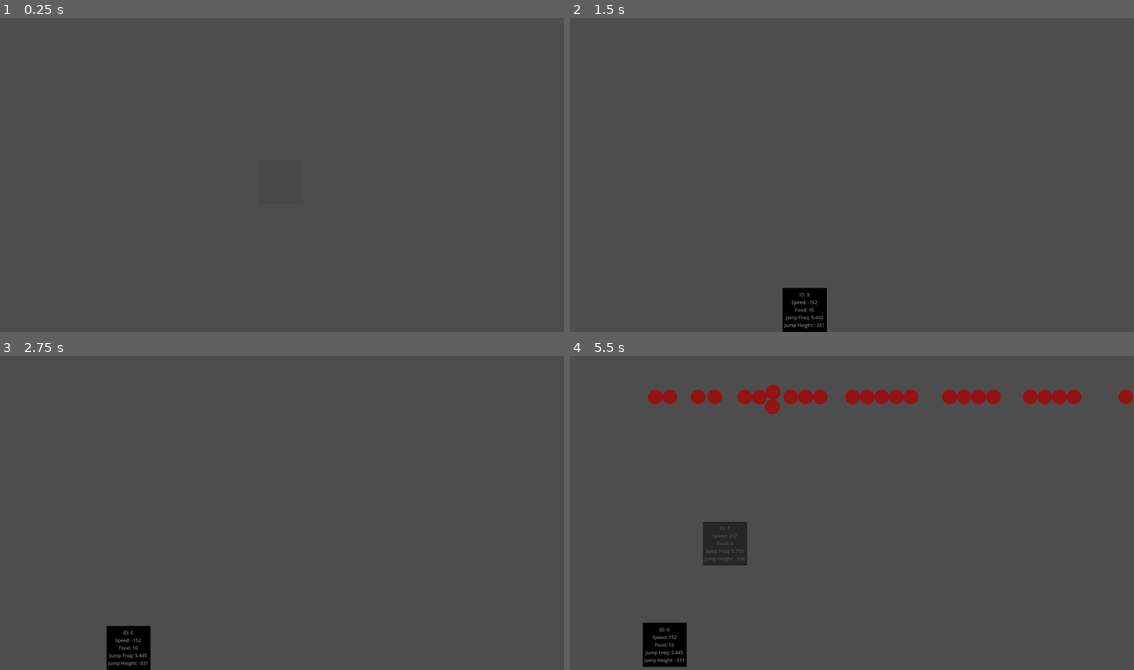
Above: before the commit, frames 1-4 (two rows, left to right).
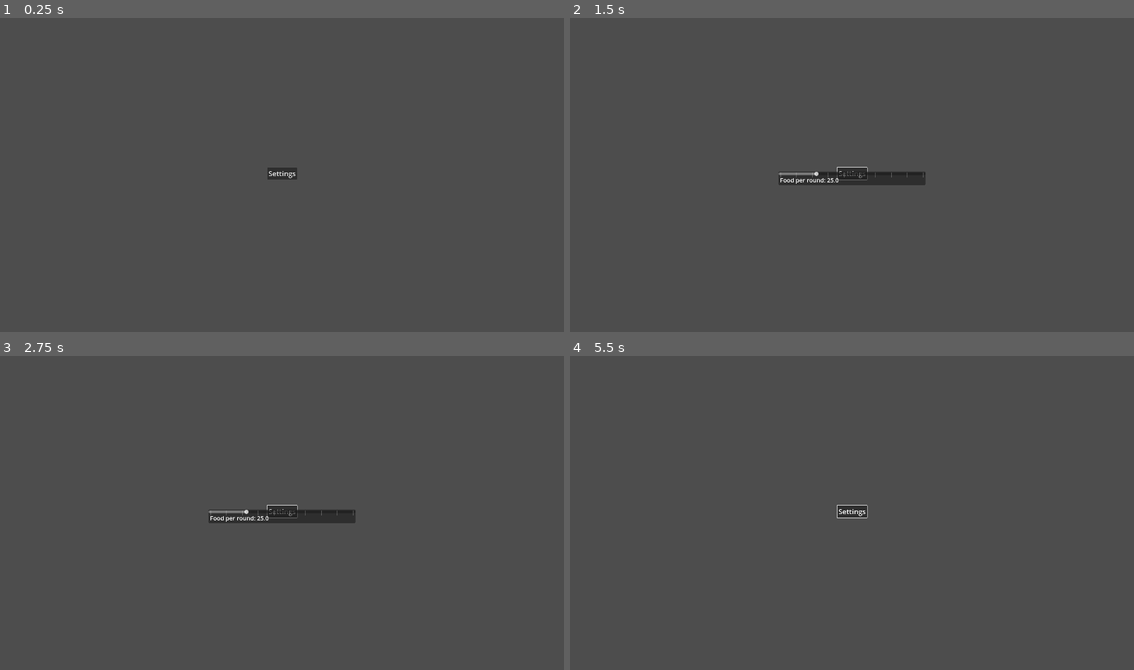
Above: after the commit, the same moments.

Repository: paulfok/es
Game: Godot game, scene res://main.tscn
Same seed, same stepped clock (60 frames per second), same inputs: the game is played once before the commit and once after it.
Inputs (mouse positions are in pixels of both pictures, inside the frame that each line leads up to):
- Up to frame 1 (0.25 s): no input
- Up to frame 2 (1.5 s): click (852, 175) at 0.5 s, where only the run after the commit has a clickable "Settings"; move the mouse to (976, 159) at 1.27 s; click (976, 159) at 1.42 s
- Up to frame 3 (2.75 s): move the mouse to (169, 528) at 2.02 s; click (169, 528) at 2.17 s
- Up to frame 4 (5.5 s): move the mouse to (908, 440) at 2.77 s; click (908, 440) at 2.92 s; move the mouse to (823, 575) at 3.52 s; click (823, 575) at 3.67 s; move the mouse to (1021, 560) at 4.27 s; click (1021, 560) at 4.42 s; tap Escape (menu) at 4.9 s; move the mouse to (682, 462) at 5.02 s; click (682, 462) at 5.17 s

The runs differ from the first frame. In frame 1, 0.2% of the frame differs, in the area x 47-53%, y 47-52%; in frame 2, 2.1%; in frame 3, 2.1%; in frame 4, 4.6%, in the area x 12-100%, y 9-100%.

Commit message:
Add a food per round setting 	modified:   main.tscn 	new file:   menu.tscn 	new file:   scripts/food_per_round_slider.gd 	new file:   scripts/food_per_round_slider.gd.uid 	modified:   scripts/menu.gd 	modified:   scripts/rigid_body_2d.gd 	new file:   scripts/settings_button.gd 	new file:   scripts/settings_button.gd.uid 	modified:   scripts/world.gd 	modified:   world.tscn

Diff:
--- a/main.tscn
+++ b/main.tscn
@@ -1,15 +1,24 @@
 [gd_scene load_steps=3 format=3 uid="uid://b66482bk3dpwd"]
 
-[ext_resource type="Script" uid="uid://cr3bvwici8gxq" path="res://scripts/menu.gd" id="1_0xm2m"]
+[ext_resource type="PackedScene" uid="uid://cc6jsn7yi8hs3" path="res://menu.tscn" id="1_0xm2m"]
 [ext_resource type="PackedScene" uid="uid://cmn7fn4jc7bl0" path="res://world.tscn" id="1_ig7tw"]
 
 [node name="Main" type="Node2D"]
-
-[node name="Menu" type="Control" parent="."]
-layout_mode = 3
-anchors_preset = 0
-offset_right = 40.0
-offset_bottom = 40.0
-script = ExtResource("1_0xm2m")
+process_mode = 3
+physics_interpolation_mode = 1
 
 [node name="World" parent="." instance=ExtResource("1_ig7tw")]
+position = Vector2(960, 540)
+
+[node name="Menu" parent="." instance=ExtResource("1_0xm2m")]
+anchors_preset = 8
+anchor_left = 0.5
+anchor_right = 0.5
+offset_left = 960.0
+offset_top = 540.0
+offset_right = 960.0
+offset_bottom = 540.0
+grow_horizontal = 2
+
+[node name="Camera2D" type="Camera2D" parent="."]
+offset = Vector2(960, 540)
--- /dev/null
+++ b/menu.tscn
@@ -0,0 +1,67 @@
+[gd_scene load_steps=6 format=3 uid="uid://cc6jsn7yi8hs3"]
+
+[ext_resource type="Script" uid="uid://cr3bvwici8gxq" path="res://scripts/menu.gd" id="1_lti8b"]
+[ext_resource type="Script" uid="uid://dgye4uuq7ov5a" path="res://scripts/settings_button.gd" id="2_ouk20"]
+[ext_resource type="Script" uid="uid://id30i152fqgl" path="res://scripts/food_per_round_slider.gd" id="3_mae5d"]
+
+[sub_resource type="Theme" id="Theme_mae5d"]
+default_font_size = 24
+
+[sub_resource type="LabelSettings" id="LabelSettings_mae5d"]
+line_spacing = -16.0
+font_size = 20
+shadow_size = 0
+
+[node name="Menu" type="Control"]
+process_mode = 3
+process_priority = 1
+layout_mode = 3
+anchors_preset = 4
+anchor_top = 0.5
+anchor_bottom = 0.5
+grow_vertical = 2
+theme = SubResource("Theme_mae5d")
+script = ExtResource("1_lti8b")
+
+[node name="BoxContainer" type="BoxContainer" parent="."]
+layout_mode = 1
+anchors_preset = 8
+anchor_left = 0.5
+anchor_top = 0.5
+anchor_right = 0.5
+anchor_bottom = 0.5
+offset_left = -35.0
+offset_top = -23.445
+offset_right = 35.0
+offset_bottom = 23.445
+grow_horizontal = 2
+grow_vertical = 2
+alignment = 1
+vertical = true
+
+[node name="SettingsButton" type="Button" parent="BoxContainer"]
+layout_mode = 2
+text = "Settings"
+script = ExtResource("2_ouk20")
+
+[node name="Settings" type="PanelContainer" parent="."]
+layout_mode = 2
+offset_left = -250.0
+offset_top = -7.0
+offset_right = 250.0
+offset_bottom = 39.0
+
+[node name="FoodPerRoundSlider" type="HSlider" parent="Settings"]
+layout_mode = 2
+value = 25.0
+rounded = true
+allow_greater = true
+tick_count = 10
+ticks_on_borders = true
+script = ExtResource("3_mae5d")
+
+[node name="FoodPerRoundLabel" type="Label" parent="Settings"]
+layout_mode = 2
+text = "
+ Food per round: 25.0"
+label_settings = SubResource("LabelSettings_mae5d")
--- /dev/null
+++ b/scripts/food_per_round_slider.gd
@@ -0,0 +1,8 @@
+extends HSlider
+
+func _ready() -> void:
+	$"../FoodPerRoundLabel".text = "\n Food per round: " + str(value)
+
+func _gui_input(event: InputEvent) -> void:
+	$"../../../World".food_per_round = value
+	$"../FoodPerRoundLabel".text = "\n Food per round: " + str(value)
--- a/scripts/menu.gd
+++ b/scripts/menu.gd
@@ -1,26 +1,35 @@
 extends Control
 
-var menu_page = "open"
+var menu_page
 
-# Called when the node enters the scene tree for the first time.
 func _ready() -> void:
-	pass # Replace with function body.
+	hide_settings()
+	show_menu()
 
-
-# Called every frame. 'delta' is the elapsed time since the previous frame.
 func _process(delta: float) -> void:
-	if Input.is_action_just_released("menu"):
+	if Input.is_action_just_pressed("menu"):
 		match menu_page:
 			"open":
 				hide_menu()
 			"closed":
 				show_menu()
-	pass
+			"settings":
+				hide_settings()
 
 func show_menu():
-	get_tree().create_tween().set_trans(Tween.TRANS_CUBIC).tween_property(self, "modulate:a", 1, 1)
-	var menu_page = "open"
+	$"../World".get_tree().paused = true
+	show()
+	menu_page = "open"
 
 func hide_menu():
-	get_tree().create_tween().set_trans(Tween.TRANS_CUBIC).tween_property(self, "modulate:a", 0, 1)
-	var menu_page = "closed"
+	$"../World".get_tree().paused = false
+	hide()
+	menu_page = "closed"
+
+func show_settings():
+	$Settings.show()
+	menu_page = "settings"
+
+func hide_settings():
+	$Settings.hide()
+	menu_page = "open"
--- a/scripts/rigid_body_2d.gd
+++ b/scripts/rigid_body_2d.gd
@@ -5,7 +5,7 @@
 var id
 var jumping_freq
 var jump_height
-var food = 0
+var food = 1
 var dying = false
 
 func _ready() -> void:
@@ -20,17 +20,14 @@
 		id = 0
 		food = 10
 		speed = 0
-		jumping_freq = 5000
-		jump_height = 0
+		jumping_freq = 2500
+		jump_height = -250
 
 	jumping_freq += randi_range(-1000, 1000)
 	$JumpTimer.wait_time = float(abs(jumping_freq)) / 1000
 
 	jump_height += randi_range(-500, 500)
 	jump_height = abs(jump_height) * -1
-
-	print(jump_height)
-	print(jumping_freq)
 
 	speed += randi_range(-500, 500)
 	constant_force.x = speed
@@ -54,7 +51,7 @@
 
 
 func _on_main_timer_timeout():
-	if food >= 1:
+	if food >= 2:
 		food -= 1
 		var child = self.duplicate()
 		child.position.y = 0
@@ -64,8 +61,10 @@
 		child.jumping_freq = jumping_freq
 		$"..".highest_id += 1
 		child.id = $"..".highest_id
-		$"../".add_child(child)
-	elif dying == false:
+		add_sibling(child)
+	elif food >= 1:
+		food -= 1
+	elif dying == false and food < 1:
 		get_tree().create_tween().set_trans(Tween.TRANS_CUBIC).tween_property(self, "modulate:a", 0, 1)
 		dying = true
 		$CollisionShape2D.queue_free()
--- /dev/null
+++ b/scripts/settings_button.gd
@@ -0,0 +1,4 @@
+extends Button
+
+func _pressed() -> void:
+	$"../..".show_settings()
--- a/scripts/world.gd
+++ b/scripts/world.gd
@@ -2,7 +2,7 @@
 
 var highest_id = 0
 var highest_food_id = 0
-var food_per_round = 25
+var food_per_round = 10
 
 func _ready() -> void:
 	$Timer.connect("timeout",_on_timer_timeout)
--- a/world.tscn
+++ b/world.tscn
@@ -29,6 +29,7 @@
 size = Vector2(1920, 1)
 
 [node name="World" type="Node2D"]
+process_mode = 1
 script = ExtResource("1_036b0")
 
 [node name="Timer" type="Timer" parent="."]
@@ -102,5 +103,3 @@
 [node name="Bottom" type="CollisionShape2D" parent="StaticBody2D3"]
 position = Vector2(0, 540)
 shape = SubResource("RectangleShape2D_ig7tw")
-
-[node name="Camera2D" type="Camera2D" parent="."]
Not shown, added: scripts/food_per_round_slider.gd.uid
Not shown, added: scripts/settings_button.gd.uid
